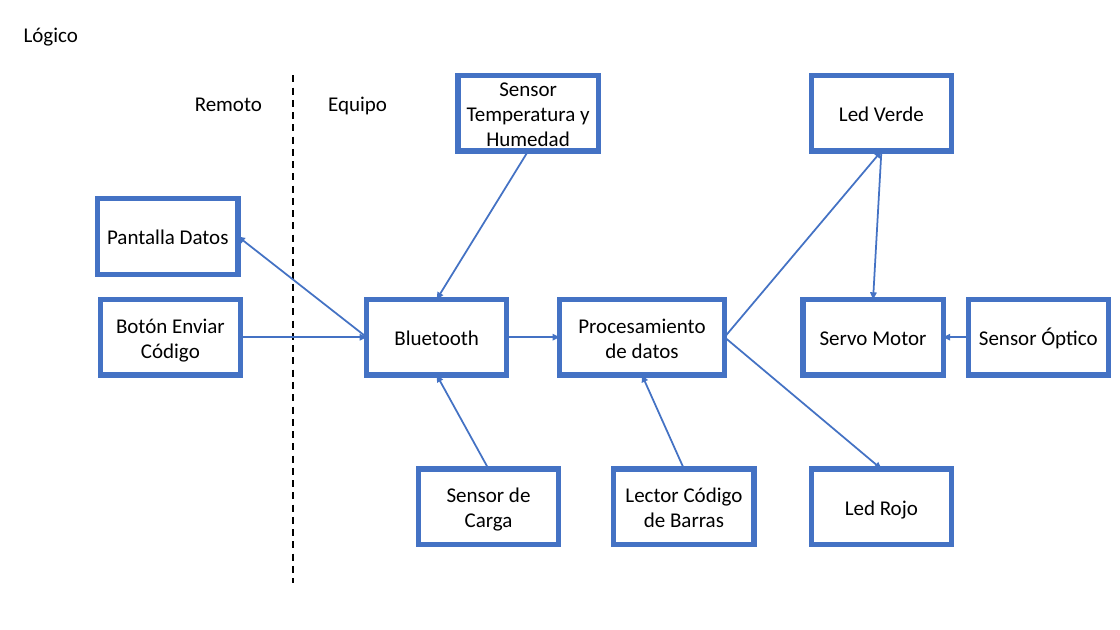
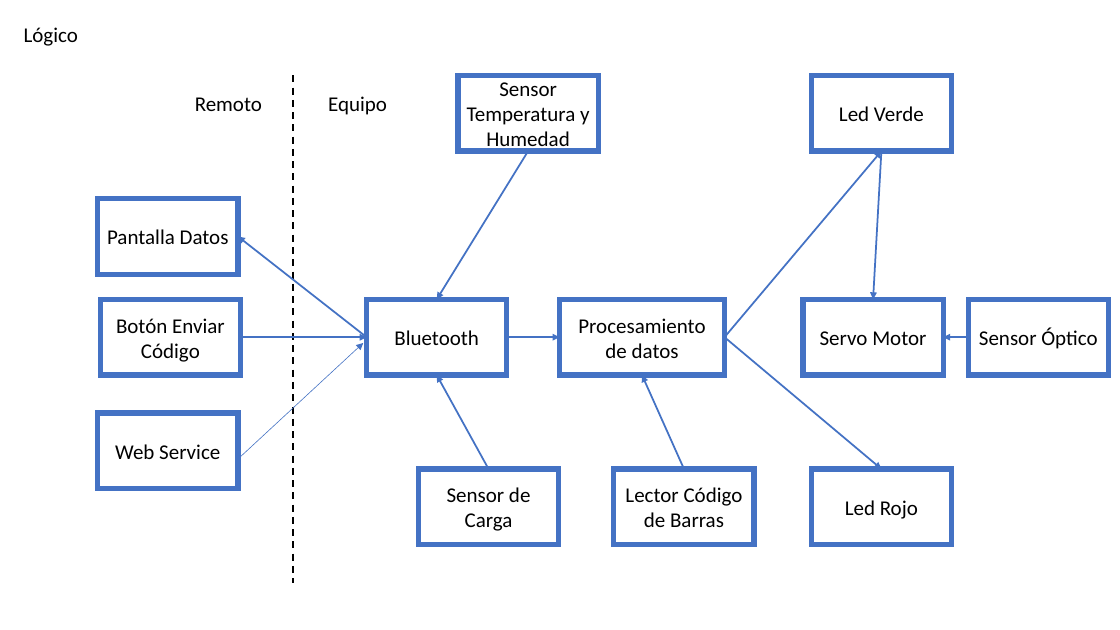
Before and after one commit to smart-mailbox/smart-mailbox, a slide deck: slide 1 of Diagrama Logico.pptx. Drawn at 1120x630 pixels with LibreOffice and Linux fonts; fonts in the diff are those of the drawing. Boxes give left, top, right and bottom in pixels: in the first picture for what was removed or moved away, otherwise in the second. Text is boxed around its words. In the diff, an @@ line names an element or a change of style, - is before the commit and + after.

```diff
--- a/Diagrama Logico.pptx
+++ b/Diagrama Logico.pptx
@@ arrow added from (240, 457) to (363, 343), #4472C4 0.5 pt @@
@@ rectangle added at (97,413,238,489), fill #FFFFFF, outline #4472C4 4.5 pt, 18 pt, text #000000 @@
+Web Service
```
Also in this commit, not shown: 2 other files.
